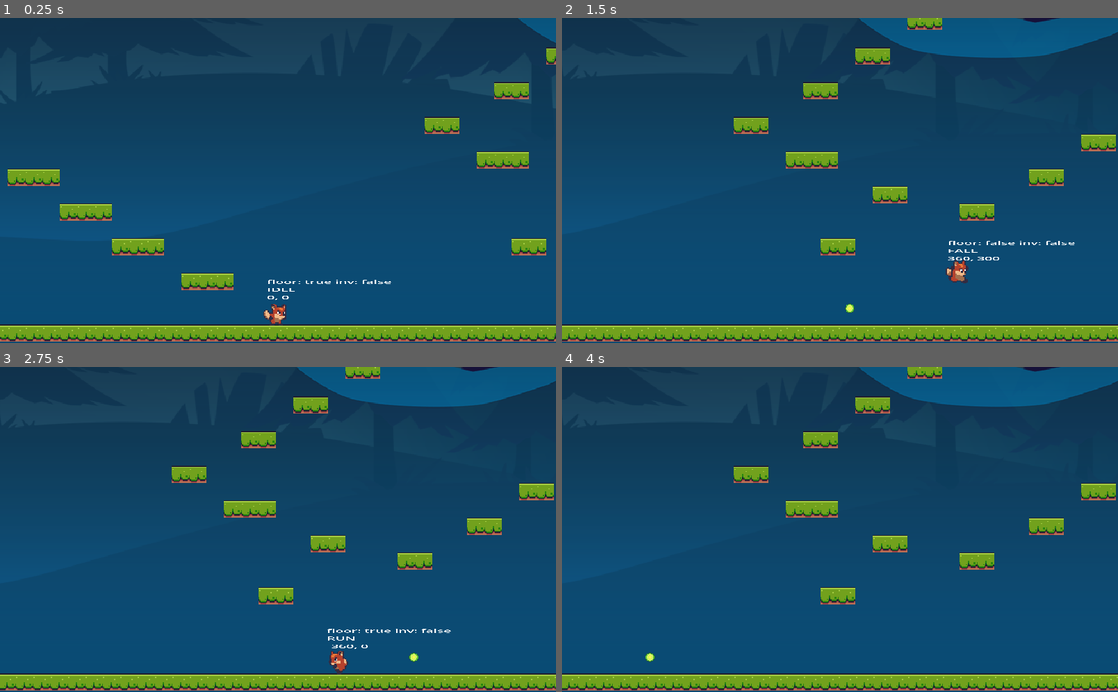
Above: before the commit, frames 1-4 (two rows, left to right).
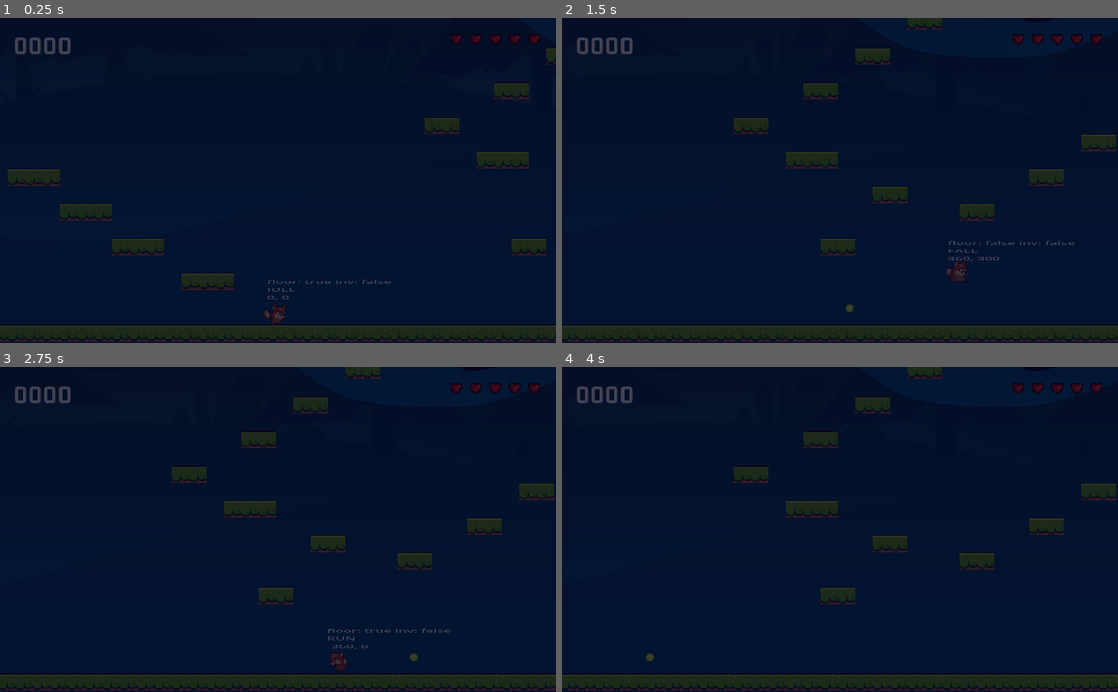
Above: after the commit, the same moments.

Repository: bluewind109/Foxy-Antics
Game: Godot game, scene res://level_base/level_base.tscn
The game is run twice, just before and just after one commit, with the same random seed, the same clock (stepped at 60 frames per second) and the same inputs. The project has no main scene, so this scene is started directly.
Inputs:
- Up to frame 1 (0.25 s): no input
- Up to frame 2 (1.5 s): hold Right (right) from 0.53 s (still down); tap Ctrl (shoot) at 0.6, 1.35 s; tap Space (jump) at 0.77 s
- Up to frame 3 (2.75 s): tap Space (jump) at 1.52 s; release Right (right) at 2.03 s; hold Left (left) from 2.03 s (still down); tap Ctrl (shoot) at 2.1 s
- Up to frame 4 (4 s): release Left (left) at 2.78 s; hold Right (right) from 2.78 s (still down); tap Ctrl (shoot) at 2.85, 3.6 s; tap Space (jump) at 3.02, 3.77 s

The runs differ from the first frame. In frame 1, 100% of the frame differs, in the area x 0-100%, y 0-100%; in frame 2, 100%; in frame 3, 100%; in frame 4, 100%.

Commit message:
Add game HUD

Diff:
--- /dev/null
+++ b/assets/GL_48_white.tres
@@ -0,0 +1,10 @@
+[gd_resource type="LabelSettings" load_steps=2 format=3 uid="uid://relqmw8kahmp"]
+
+[ext_resource type="FontFile" uid="uid://0yxvnrbntb3k" path="res://assets/fonts/gemunu-libre-v8-latin-700.ttf" id="1_ult0g"]
+
+[resource]
+font = ExtResource("1_ult0g")
+font_size = 48
+outline_size = 2
+outline_color = Color(0.0901961, 0.0901961, 0.0901961, 1)
+shadow_color = Color(0.298039, 0.686275, 0.705882, 0.698039)
--- /dev/null
+++ b/assets/LG_24_white.tres
@@ -0,0 +1,10 @@
+[gd_resource type="LabelSettings" load_steps=2 format=3 uid="uid://bhiv6vu7y6vkm"]
+
+[ext_resource type="FontFile" uid="uid://cb3voqgmkq03p" path="res://assets/fonts/LuckiestGuy-Regular.ttf" id="1_m7uqm"]
+
+[resource]
+line_spacing = 2.0
+font = ExtResource("1_m7uqm")
+font_size = 24
+outline_size = 4
+outline_color = Color(0, 0, 0, 1)
--- /dev/null
+++ b/assets/LG_64_Title.tres
@@ -0,0 +1,10 @@
+[gd_resource type="LabelSettings" load_steps=2 format=3 uid="uid://dc0d2rq3uhg1x"]
+
+[ext_resource type="FontFile" uid="uid://cb3voqgmkq03p" path="res://assets/fonts/LuckiestGuy-Regular.ttf" id="1_wrcug"]
+
+[resource]
+font = ExtResource("1_wrcug")
+font_size = 64
+font_color = Color(0.105882, 0.52549, 0.894118, 1)
+outline_size = 4
+outline_color = Color(0.027451, 0.917647, 0.564706, 1)
--- /dev/null
+++ b/hud/hud.tscn
@@ -0,0 +1,144 @@
+[gd_scene load_steps=5 format=3 uid="uid://einu3no05v7o"]
+
+[ext_resource type="LabelSettings" uid="uid://relqmw8kahmp" path="res://assets/GL_48_white.tres" id="1_fii4c"]
+[ext_resource type="Texture2D" uid="uid://5tv78pr1s0ck" path="res://assets/items/pixel heart 2.png" id="2_lw83m"]
+[ext_resource type="LabelSettings" uid="uid://dc0d2rq3uhg1x" path="res://assets/LG_64_Title.tres" id="3_b1rkf"]
+[ext_resource type="LabelSettings" uid="uid://bhiv6vu7y6vkm" path="res://assets/LG_24_white.tres" id="4_fhijt"]
+
+[node name="HUD" type="Control"]
+layout_mode = 3
+anchors_preset = 15
+anchor_right = 1.0
+anchor_bottom = 1.0
+grow_horizontal = 2
+grow_vertical = 2
+
+[node name="MC" type="MarginContainer" parent="."]
+layout_mode = 1
+anchors_preset = 15
+anchor_right = 1.0
+anchor_bottom = 1.0
+grow_horizontal = 2
+grow_vertical = 2
+theme_override_constants/margin_left = 24
+theme_override_constants/margin_top = 24
+theme_override_constants/margin_right = 24
+theme_override_constants/margin_bottom = 24
+
+[node name="HB" type="HBoxContainer" parent="MC"]
+layout_mode = 2
+
+[node name="ScoreLabel" type="Label" parent="MC/HB"]
+layout_mode = 2
+size_flags_horizontal = 2
+size_flags_vertical = 0
+text = "0000"
+label_settings = ExtResource("1_fii4c")
+vertical_alignment = 1
+
+[node name="HB" type="HBoxContainer" parent="MC/HB"]
+layout_mode = 2
+size_flags_horizontal = 4
+size_flags_vertical = 0
+
+[node name="L1" type="TextureRect" parent="MC/HB/HB"]
+layout_mode = 2
+size_flags_horizontal = 0
+size_flags_vertical = 0
+texture = ExtResource("2_lw83m")
+stretch_mode = 5
+
+[node name="L2" type="TextureRect" parent="MC/HB/HB"]
+layout_mode = 2
+size_flags_horizontal = 0
+size_flags_vertical = 0
+texture = ExtResource("2_lw83m")
+stretch_mode = 5
+
+[node name="L3" type="TextureRect" parent="MC/HB/HB"]
+layout_mode = 2
+size_flags_horizontal = 0
+size_flags_vertical = 0
+texture = ExtResource("2_lw83m")
+stretch_mode = 5
+
+[node name="L4" type="TextureRect" parent="MC/HB/HB"]
+layout_mode = 2
+size_flags_horizontal = 0
+size_flags_vertical = 0
+texture = ExtResource("2_lw83m")
+stretch_mode = 5
+
+[node name="L5" type="TextureRect" parent="MC/HB/HB"]
+layout_mode = 2
+size_flags_horizontal = 0
+size_flags_vertical = 0
+texture = ExtResource("2_lw83m")
+stretch_mode = 5
+
+[node name="EndScreen" type="ColorRect" parent="."]
+layout_mode = 1
+anchors_preset = 15
+anchor_right = 1.0
+anchor_bottom = 1.0
+grow_horizontal = 2
+grow_vertical = 2
+color = Color(0, 0.00392157, 0.0980392, 0.745098)
+
+[node name="VB_LevelComplete" type="VBoxContainer" parent="EndScreen"]
+visible = false
+layout_mode = 1
+anchors_preset = 8
+anchor_left = 0.5
+anchor_top = 0.5
+anchor_right = 0.5
+anchor_bottom = 0.5
+offset_left = -20.0
+offset_top = -20.0
+offset_right = 20.0
+offset_bottom = 20.0
+grow_horizontal = 2
+grow_vertical = 2
+
+[node name="Label" type="Label" parent="EndScreen/VB_LevelComplete"]
+layout_mode = 2
+text = "LEVEL COMPLETE!"
+label_settings = ExtResource("3_b1rkf")
+horizontal_alignment = 1
+vertical_alignment = 1
+
+[node name="Label2" type="Label" parent="EndScreen/VB_LevelComplete"]
+layout_mode = 2
+text = "Press Jump For Next Level"
+label_settings = ExtResource("4_fhijt")
+horizontal_alignment = 1
+vertical_alignment = 1
+
+[node name="VB_GameOver" type="VBoxContainer" parent="EndScreen"]
+visible = false
+layout_mode = 1
+anchors_preset = 8
+anchor_left = 0.5
+anchor_top = 0.5
+anchor_right = 0.5
+anchor_bottom = 0.5
+offset_left = -20.0
+offset_top = -20.0
+offset_right = 20.0
+offset_bottom = 20.0
+grow_horizontal = 2
+grow_vertical = 2
+
+[node name="Label" type="Label" parent="EndScreen/VB_GameOver"]
+layout_mode = 2
+text = "GAME OVER!"
+label_settings = ExtResource("3_b1rkf")
+horizontal_alignment = 1
+vertical_alignment = 1
+
+[node name="Label2" type="Label" parent="EndScreen/VB_GameOver"]
+layout_mode = 2
+text = "Press Jump For Main Menu"
+label_settings = ExtResource("4_fhijt")
+horizontal_alignment = 1
+vertical_alignment = 1
--- a/level_base/level_base.tscn
+++ b/level_base/level_base.tscn
@@ -13,6 +13,7 @@
 [ext_resource type="PackedScene" uid="uid://lgfwk6k063k" path="res://scrolling_bg/scrolling_bg.tscn" id="9_ivy8m"]
 [ext_resource type="Texture2D" uid="uid://cwacyr5irt3mj" path="res://assets/backgrounds/game_background_1/layers/clouds_4.png" id="10_2qt88"]
 [ext_resource type="AudioStream" uid="uid://ccpypn078i1x1" path="res://assets/sound/Flowing Rocks.ogg" id="13_auaeo"]
+[ext_resource type="PackedScene" uid="uid://einu3no05v7o" path="res://hud/hud.tscn" id="14_ej1uq"]
 
 [sub_resource type="TileSetAtlasSource" id="TileSetAtlasSource_ow75y"]
 texture = ExtResource("1_2dfj2")
@@ -671,3 +672,7 @@
 [node name="BGM" type="AudioStreamPlayer" parent="."]
 stream = ExtResource("13_auaeo")
 autoplay = true
+
+[node name="CanvasLayer" type="CanvasLayer" parent="."]
+
+[node name="HUD" parent="CanvasLayer" instance=ExtResource("14_ej1uq")]
Not shown: 1 places in level_base/level_base.tscn that only renumber resources
